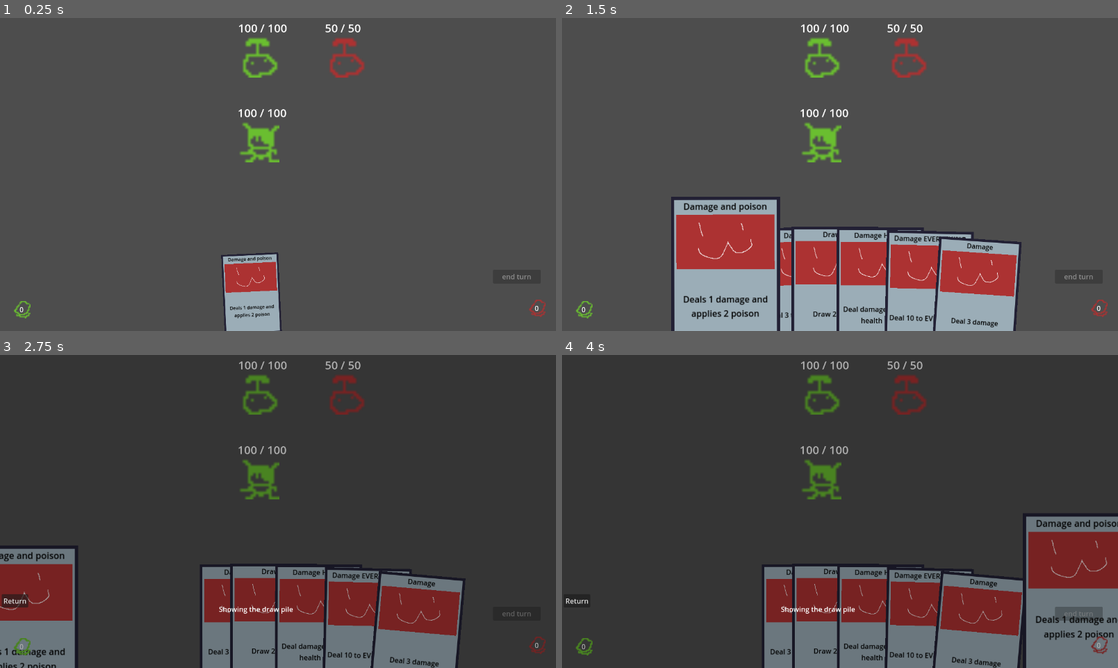
Above: before the commit, frames 1-4 (two rows, left to right).
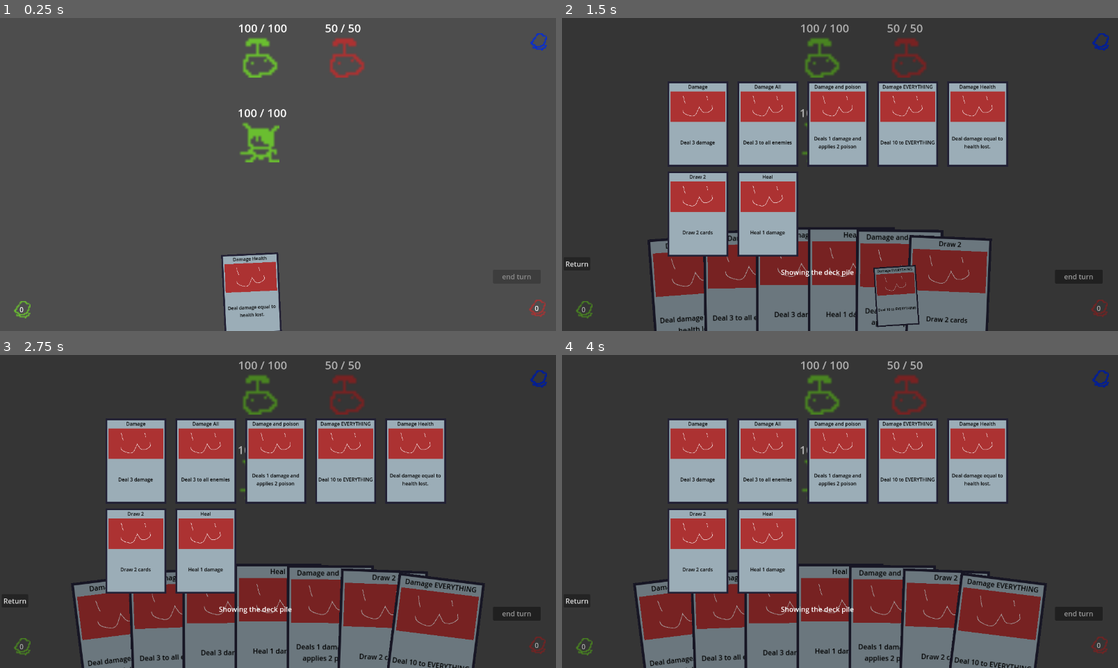
Above: after the commit, the same moments.

Repository: Saplings-Projects/1M_sub
Game: Godot game, scene res://#Scenes/TestingScene.tscn
The game is run twice, just before and just after one commit, with the same random seed, the same clock (stepped at 60 frames per second) and the same inputs.
Inputs (mouse positions are in pixels of both pictures, inside the frame that each line leads up to):
- Up to frame 1 (0.25 s): no input
- Up to frame 2 (1.5 s): click (1101, 43) at 0.52 s; click (728, 293) at 1.27 s
- Up to frame 3 (2.75 s): click "0" at 2 s
- Up to frame 4 (4 s): click "0" at 2.75 s; click (1079, 614) at 3.5 s, where only the run after the commit has a clickable "end turn"

The runs differ from the first frame. In frame 1, 0.2% of the frame differs, in the area x 41-99%, y 4-96%; in frame 2, 41%, in the area x 0-99%, y 2-100%; in frame 3, 34%; in frame 4, 36%.

Commit message:
Added back the deck button, and added heal to starting deck

Diff:
--- a/#Scenes/TestingScene.tscn
+++ b/#Scenes/TestingScene.tscn
@@ -9,11 +9,14 @@
 [ext_resource type="PackedScene" uid="uid://bcpmrmofcilbn" path="res://Core/Battler.tscn" id="8_qtw1k"]
 [ext_resource type="Script" path="res://UI/DrawPileUISetter.gd" id="8_voref"]
 [ext_resource type="Script" path="res://UI/DiscardPileUISetter.gd" id="10_pqly7"]
+[ext_resource type="Resource" uid="uid://d12g33rc6c3u5" path="res://Cards/Resource/Card_Heal.tres" id="10_uebx5"]
 [ext_resource type="Resource" uid="uid://3s4aet1ciesh" path="res://Cards/Resource/Card_damage_and_poison.tres" id="10_w0xgm"]
 [ext_resource type="Texture2D" uid="uid://caemucaya30wh" path="res://Cards/draw_pile.png" id="11_pw70x"]
 [ext_resource type="Resource" uid="uid://uv2rili0xf3x" path="res://Cards/Resource/Card_Damage_EVERYTHING.tres" id="12_70k77"]
 [ext_resource type="Texture2D" uid="uid://d4muqvs3etnr8" path="res://Cards/discard_pile.png" id="12_kxw48"]
 [ext_resource type="Script" path="res://UI/EndTurnButton.gd" id="14_dpe64"]
+[ext_resource type="Texture2D" uid="uid://hqkt8t1v2f5h" path="res://Cards/deck_pile.png" id="18_b54hn"]
+[ext_resource type="Script" path="res://UI/DeckPileUISetter.gd" id="19_ucc6f"]
 
 [node name="TestingScene" type="Node2D"]
 
@@ -42,7 +45,7 @@
 anchor_bottom = 1.0
 grow_horizontal = 2
 grow_vertical = 0
-default_deck = Array[Resource("res://Cards/CardBase.gd")]([ExtResource("4_wvn3v"), ExtResource("5_j1lqt"), ExtResource("6_4124l"), ExtResource("10_w0xgm"), ExtResource("12_70k77"), ExtResource("7_smkw8")])
+default_deck = Array[Resource("res://Cards/CardBase.gd")]([ExtResource("4_wvn3v"), ExtResource("5_j1lqt"), ExtResource("6_4124l"), ExtResource("10_w0xgm"), ExtResource("12_70k77"), ExtResource("7_smkw8"), ExtResource("10_uebx5")])
 starting_hand_size = 10
 max_hand_width = 900.0
 min_card_separation = 90.0
@@ -133,4 +136,22 @@
 horizontal_alignment = 1
 vertical_alignment = 1
 
+[node name="DeckPile" type="TextureButton" parent="CanvasLayer/UIControl"]
+layout_mode = 1
+anchors_preset = -1
+anchor_left = 1.00078
+anchor_right = 1.00078
+offset_left = -62.0
+offset_top = 35.0
+offset_right = -22.0
+offset_bottom = 75.0
+texture_normal = ExtResource("18_b54hn")
+texture_pressed = ExtResource("18_b54hn")
+texture_hover = ExtResource("18_b54hn")
+texture_disabled = ExtResource("18_b54hn")
+texture_focused = ExtResource("18_b54hn")
+stretch_mode = 0
+script = ExtResource("19_ucc6f")
+metadata/_edit_use_anchors_ = true
+
 [connection signal="pressed" from="CanvasLayer/UIControl/EndTurnButton" to="CanvasLayer/UIControl/EndTurnButton" method="_on_pressed"]
Not shown: 1 places in #Scenes/TestingScene.tscn that only renumber resources
